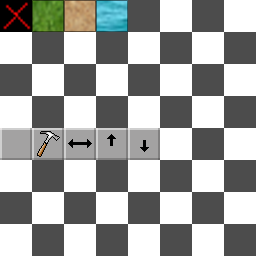
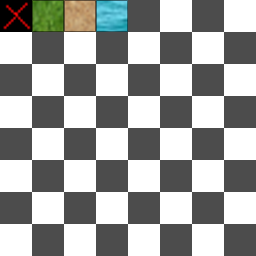
The second 256 × 256 image is a revision of the first. Changes to its layers:
painted on "base" over [0, 128, 160, 160]
